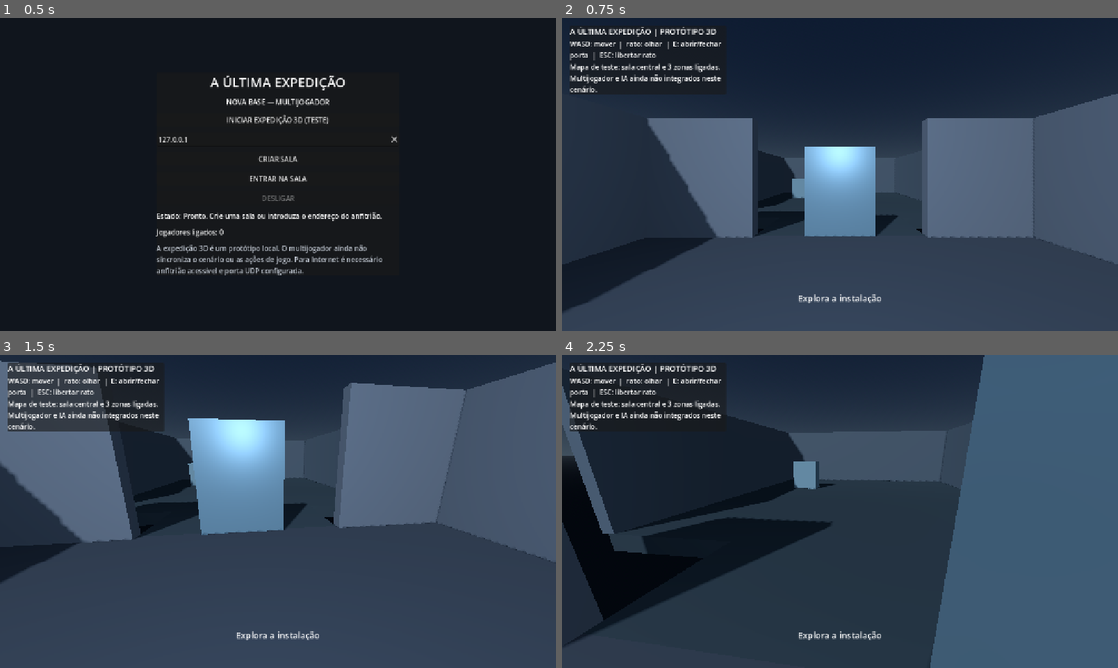
Above: before the commit, frames 1-4 (two rows, left to right).
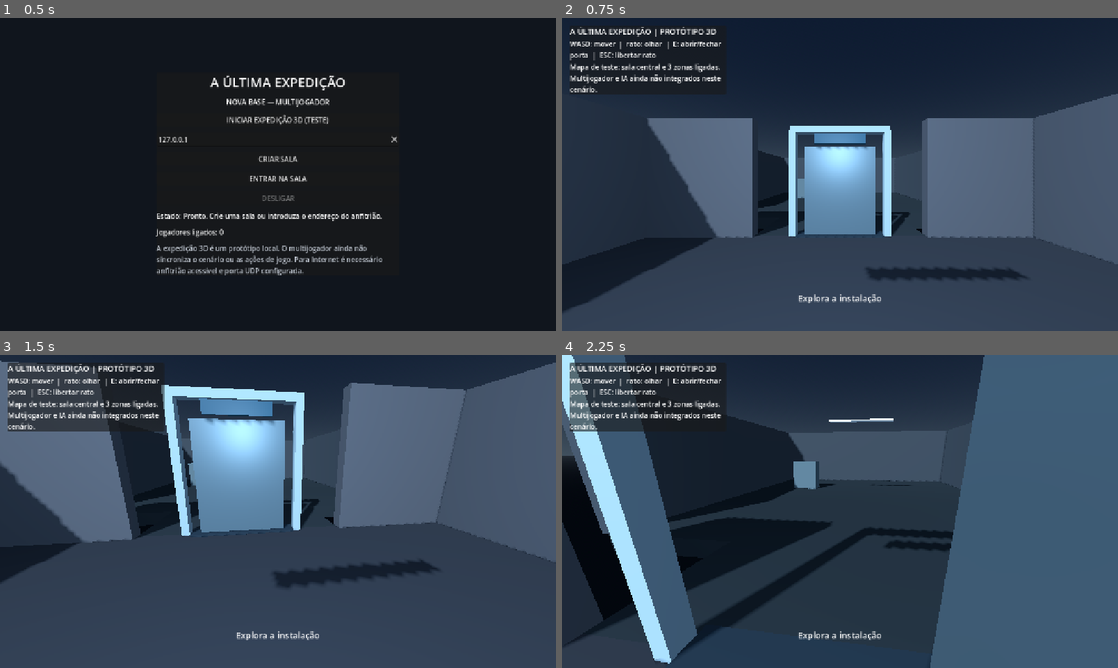
Above: after the commit, the same moments.

Repository: lufime/Valep-lis---Cidade-Viva-
Game: Godot game, scene res://scenes/main.tscn
The game is run twice, just before and just after one commit, with the same random seed, the same clock (stepped at 60 frames per second) and the same inputs.
Inputs (mouse positions are in pixels of both pictures, inside the frame that each line leads up to):
- Up to frame 1 (0.5 s): no input
- Up to frame 2 (0.75 s): click "INICIAR EXPEDIÇÃO 3D (TESTE)" at 0.5 s
- Up to frame 3 (1.5 s): tap Enter at 1.25 s; move the mouse to (305, 511) at 1.27 s; hold W from 1.28 s (still down); tap E at 1.35 s; click (305, 511) at 1.42 s
- Up to frame 4 (2.25 s): keep holding W; move the mouse to (812, 511) at 2.02 s; tap E at 2.1 s

Frame 1 is identical in both runs. In frame 2, 2.9% of the frame differs, in the area x 40-84%, y 34-84%; in frame 3, 4.8%; in frame 4, 12%, in the area x 0-71%, y 0-99%.

Commit message:
Melhorar molduras, sinalética e iluminação das ligações

Diff:
--- a/expedicao/scripts/expedition_3d.gd
+++ b/expedicao/scripts/expedition_3d.gd
@@ -473,6 +473,45 @@
 	_add_box("EastCrate", Vector3(14.5, 0.55, 2.5), Vector3(1.2, 1.1, 1.2), Color("#75634d"))
 	_add_box("SouthTable", Vector3(1.8, 0.8, 13.5), Vector3(2.2, 1.6, 1.0), Color("#4c555d"))
 
+	# Molduras arquitetónicas visíveis em torno das três ligações.
+	var frame_color := Color("#8da7b5")
+	var frame_dark := Color("#263744")
+	for z_pos in [-5.0, 5.0]:
+		for x_pos in [-1.2, 1.2]:
+			_add_box("DoorFramePost_%s_%s" % [str(z_pos), str(x_pos)], Vector3(x_pos, 1.35, z_pos), Vector3(0.16, 2.7, 0.24), frame_color)
+		_add_box("DoorFrameHeader_%s" % str(z_pos), Vector3(0, 2.72, z_pos), Vector3(2.55, 0.16, 0.24), frame_color)
+		_add_box("DoorFrameThreshold_%s" % str(z_pos), Vector3(0, 0.025, z_pos), Vector3(2.2, 0.05, 0.42), frame_dark)
+	for z_pos in [-1.2, 1.2]:
+		_add_box("DoorFramePostEast_%s" % str(z_pos), Vector3(5.0, 1.35, z_pos), Vector3(0.24, 2.7, 0.16), frame_color)
+	_add_box("DoorFrameHeaderEast", Vector3(5.0, 2.72, 0), Vector3(0.24, 0.16, 2.55), frame_color)
+	_add_box("DoorFrameThresholdEast", Vector3(5.0, 0.025, 0), Vector3(0.42, 0.05, 2.2), frame_dark)
+
+	# Iluminação técnica e sinalética das zonas.
+	_add_detail_box("CeilingLightCentral", Vector3(0, 2.86, 0), Vector3(2.4, 0.06, 0.28), Color("#d6efff"), 0.18)
+	_add_detail_box("CeilingLightNorth", Vector3(0, 2.86, -12), Vector3(2.4, 0.06, 0.28), Color("#d6efff"), 0.18)
+	_add_detail_box("CeilingLightEast", Vector3(12, 2.86, 0), Vector3(0.28, 0.06, 2.4), Color("#d6efff"), 0.18)
+	_add_detail_box("CeilingLightSouth", Vector3(0, 2.86, 12), Vector3(2.4, 0.06, 0.28), Color("#d6efff"), 0.18)
+	_add_detail_box("NorthZoneSign", Vector3(0, 2.45, -4.72), Vector3(1.25, 0.24, 0.06), Color("#214c63"), 0.35)
+	_add_detail_box("EastZoneSign", Vector3(4.72, 2.45, 0), Vector3(0.06, 0.24, 1.25), Color("#214c63"), 0.35)
+	_add_detail_box("SouthZoneSign", Vector3(0, 2.45, 4.72), Vector3(1.25, 0.24, 0.06), Color("#214c63"), 0.35)
+
+func _add_detail_box(label: String, pos: Vector3, size: Vector3, color: Color, emission: float = 0.0) -> void:
+	var detail := MeshInstance3D.new()
+	detail.name = label
+	detail.position = pos
+	var mesh := BoxMesh.new()
+	mesh.size = size
+	detail.mesh = mesh
+	var material := StandardMaterial3D.new()
+	material.albedo_color = color
+	material.roughness = 0.42
+	if emission > 0.0:
+		material.emission_enabled = true
+		material.emission = color
+		material.emission_energy_multiplier = emission
+	detail.material_override = material
+	add_child(detail)
+
 func _add_box(label: String, pos: Vector3, size: Vector3, color: Color) -> void:
 	var body := StaticBody3D.new()
 	body.name = label
